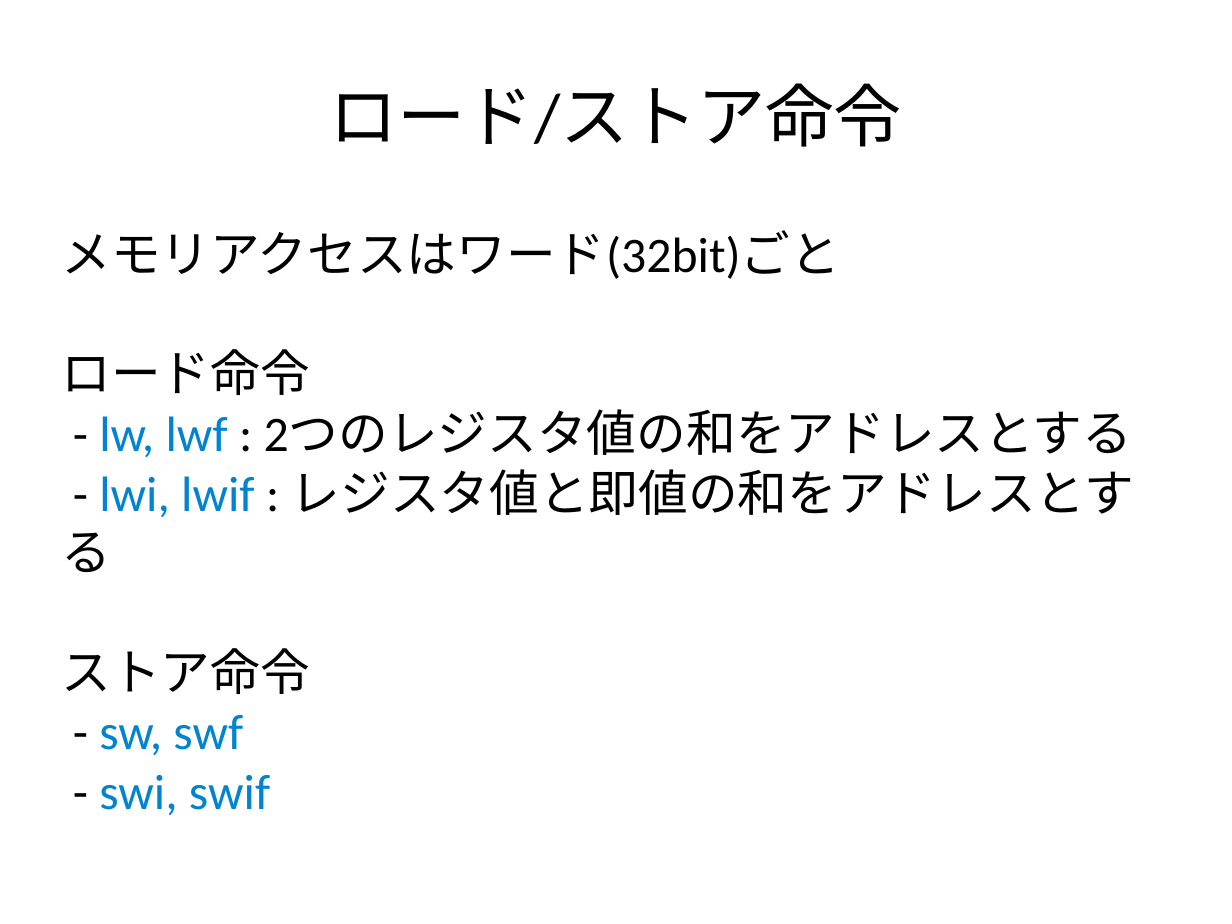
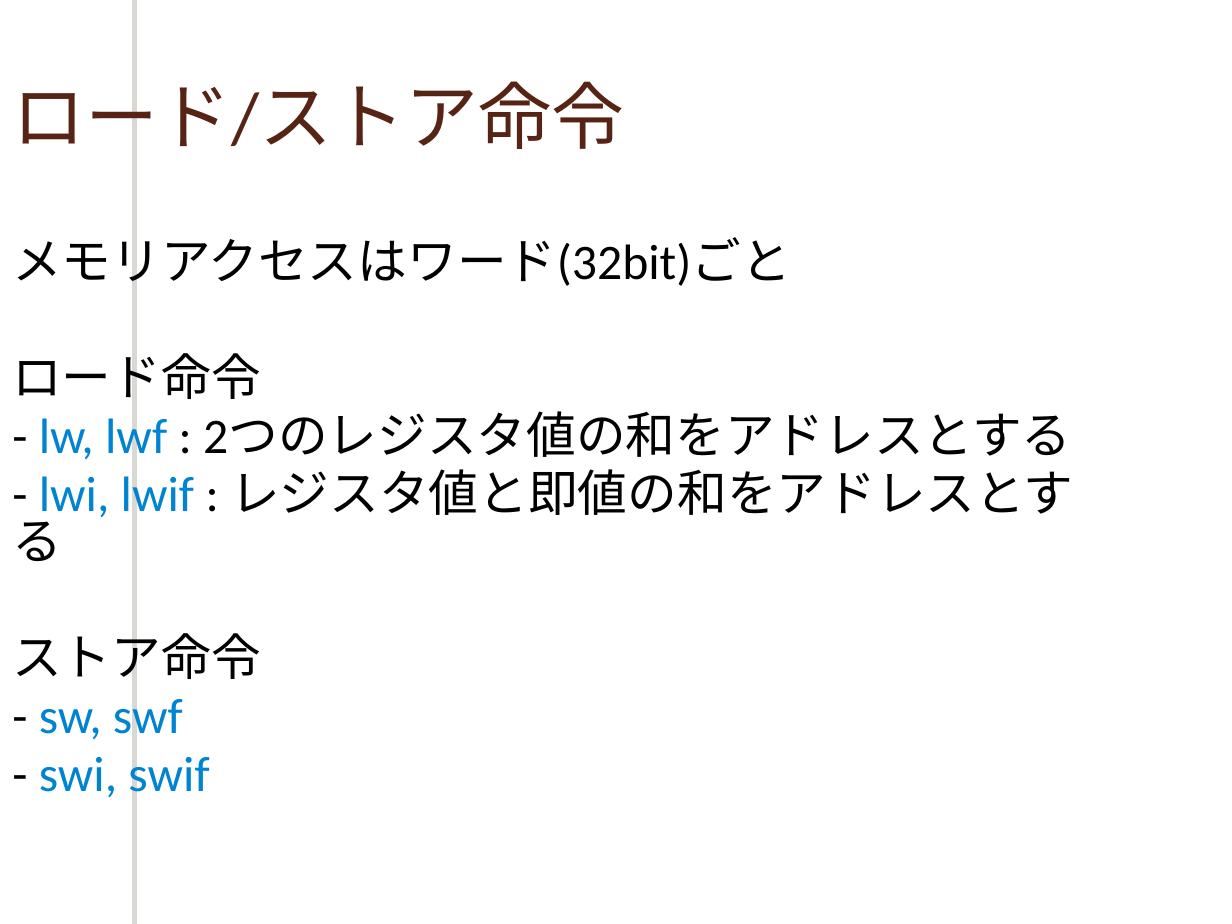
Before and after one commit to cpumul4/cpuex, a slide deck: slide 7 of 10_09.odp (slide 6 before the commit). Drawn at 1232x924 pixels with LibreOffice and Linux fonts; fonts in the diff are those of the drawing; background and template pictures are left out. Boxes give left, top, right and bottom in pixels: in the first picture for what was removed or moved away, otherwise in the second. Text is boxed around its words. In the diff, an @@ line names an element or a change of style, - is before the commit and + after.

```diff
--- a/10_09.odp
+++ b/10_09.odp
@@ freeform shape added at (136, 0, 146, 924), fill #FFFFFF @@
@@ title "ロード/ストア命令": place and size @@
-title "ロード/ストア命令" at (329, 83, 902, 147)
+title "ロード/ストア命令" at (12, 69, 624, 162)
@@ title "ロード/ストア命令" at (12, 69, 624, 162): size 44 to 47 pt, text colour #000000 to #572314; alignment centre to left @@
@@ subtitle "メモリアクセスはワード(32bit)ごと": place and size @@
-subtitle "メモリアクセスはワード(32bit)ごと" at (62, 230, 1134, 815)
+subtitle "メモリアクセスはワード(32bit)ごと" at (12, 229, 1073, 803)
@@ subtitle "メモリアクセスはワード(32bit)ごと" at (12, 229, 1073, 803): line spacing 1 to 0.8; more space between paragraphs @@
```
Also in this commit, not shown: 6 other slides changed, 8 slides added, 2 slides removed.
